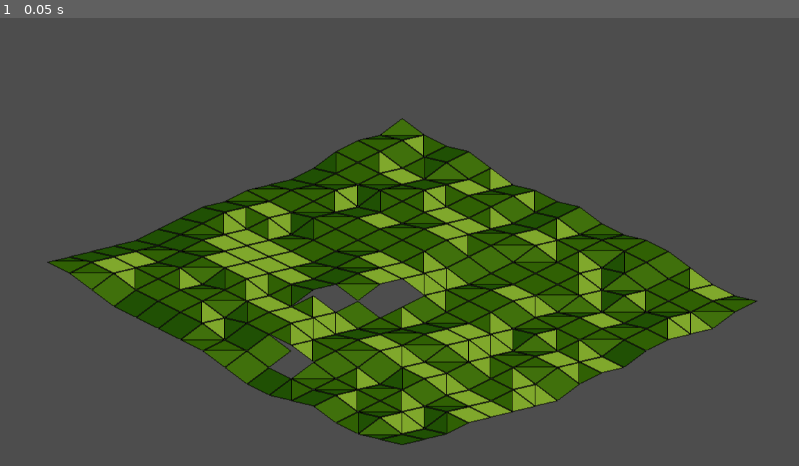
Above: before the commit, frame 1.
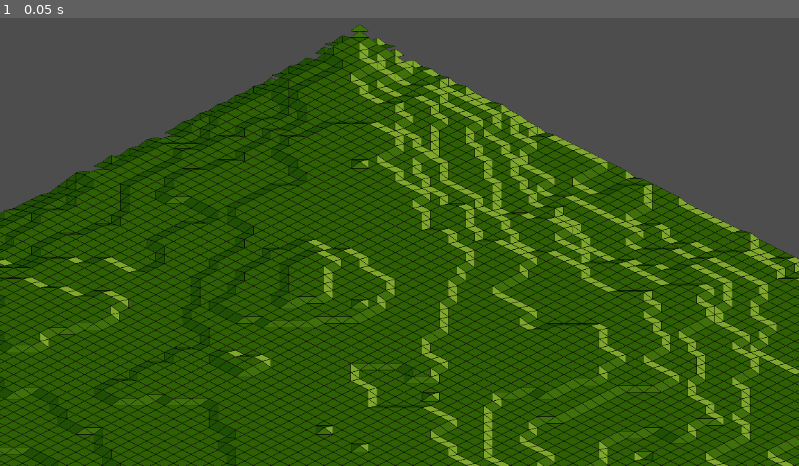
Above: after the commit, the same moment.

Repository: aligator/height-tile-map-godot
Game: Godot game, scene res://world.tscn
The game is run twice, just before and just after one commit, with the same random seed, the same clock (stepped at 60 frames per second) and the same inputs.
Inputs:
- Up to frame 1 (0.05 s): no input

The runs differ from the first frame. In frame 1, 59% of the frame differs, in the area x 0-100%, y 1-100%.

Commit message:
Improve the generator a bit, increase example map size

Diff:
--- a/heightTileMap/HeightTileMap.gd
+++ b/heightTileMap/HeightTileMap.gd
@@ -16,10 +16,8 @@
 
 # Called when the node enters the scene tree for the first time.
 func _ready():
-	assert(size % 2 == 0, "size must be a power of 2")
-
 	var rand = RandomNumberGenerator.new()
-	heights = DiamondSquare.generate(size+1, 1, max_height-1, rand)
+	heights = DiamondSquare.generate(size+1, 10, max_height-1, rand)
 
 	# print the map line by line
 	for y in range(heights.size()):
--- a/scripts/diamondSquare.gd
+++ b/scripts/diamondSquare.gd
@@ -5,12 +5,13 @@
 static func _get_or(map: Array[Array], x, y, default):
 	if x < 0 or x >= map.size():
 		return default
-	if y < 0 or y >= map[0].size():
+	if y < 0 or y >= map[x].size():
 		return default
 	return map[x][y]
 
 # generate a height map as a two dimensional array out of integers.
-static func generate(size: int, roughness: float, max_height: float, rand: RandomNumberGenerator) -> Array[Array]:
+# Size must be 2^n + 1 -> 3, 5, 9, 17, ... 257
+static func generate(size: int, roughness: float, max_height: int, rand: RandomNumberGenerator) -> Array[Array]:
 	var map: Array[Array] = []
 	# Prefill the map with zeros
 	for x in range(0, size):
@@ -20,13 +21,10 @@
 		map.append(row)
 
 	# Set the corners to random values
-	map[0][0] = rand.randf_range(0, max_height)
-	map[size-1][0] = rand.randf_range(0, max_height)
-	map[0][size-1] = rand.randf_range(0, max_height)
-	map[size-1][size-1] = rand.randf_range(0, max_height)
-
-	# Error if Pow of 2
-	assert(size % 2 != 0, "size must not be a power of 2")
+	map[0][0] = rand.randi_range(0, max_height)
+	map[size-1][0] = rand.randi_range(0, max_height)
+	map[0][size-1] = rand.randi_range(0, max_height)
+	map[size-1][size-1] = rand.randi_range(0, max_height)
 
 	var side_length: int = size - 1
 	while side_length >= 2:
@@ -45,7 +43,7 @@
 				avg += rand.randf_range(-roughness, roughness)
 
 				# Set the center to the average of the corners + random value
-				map[x + half_length][y + half_length] = avg
+				map[x + half_length][y + half_length] = clampi(roundi(avg), 0, max_height)
 
 		# Calculate the square values
 		for x in range(0, size, half_length):
@@ -60,70 +58,10 @@
 				avg += rand.randf_range(-roughness, roughness)
 
 				# Set the center to the average of the corners + random value
-				map[x][y] = avg
+				map[x][y] = clampi(roundi(avg), 0, max_height)
 
-				# Special case for the left edge
-				if x == 0:
-					map[size - 1][y] = avg
-				# Special case for the top edge
-				if y == 0:
-					map[x][size - 1] = avg
-
-		#roughness /= 2.0
+		roughness /= 2.0
 		side_length /= 2
-
-	# Normalize the map between 0 and max_height
-	var lowest = 0
-	var highest = 0
-	for x in range(0, size):
-		for y in range(0, size):
-			if map[x][y] < lowest:
-				lowest = map[x][y]
-			if map[x][y] > highest:
-				highest = map[x][y]
-
-	for x in range(0, size):
-		for y in range(0, size):
-			var new_height = roundi((map[x][y] - lowest) / (highest - lowest) * max_height)
-			map[x][y] = new_height
-
-	# Do some plausi checks and fix the map if necessary
-	for x in range(0, size):
-		for y in range(0, size):
-			var new_height = map[x][y]
-			# determine the min and max height for each point.
-			# * Adjacent points should not differ by more than 1
-			# * Corner points should not differ by more than 2
-
-			var straight: Array = [
-				_get_or(map, x, y-1, -1),
-				_get_or(map, x, y+1, -1),
-				_get_or(map, x-1, y, -1),
-				_get_or(map, x+1, y, -1)
-			].filter(func(number): return number != -1)
-
-			var tile_min = min(straight.max()-1, 0)
-			var tile_max = min(straight.min()+1, max_height)
-
-			var diagonal: Array = [
-				_get_or(map, x-1, y-1, -1),
-				_get_or(map, x+1, y-1, -1),
-				_get_or(map, x-1, y+1, -1),
-				_get_or(map, x+1, y+1, -1)
-			].filter(func(number): return number != -1)
-
-			var diagonal_tile_min = max(diagonal.max()-2, 0)
-			var diagonal_tile_max = min(diagonal.min()+2, max_height)
-
-			tile_min = max(0, tile_min, diagonal_tile_min)
-			tile_max = min(max_height, tile_max, diagonal_tile_max)
-
-			if new_height < tile_min:
-				new_height = tile_min
-			if new_height > tile_max:
-				new_height = tile_max
-
-			map[x][y] = new_height
 
 	# Print the map line by line
 	for y in range(0, size):
--- a/world.tscn
+++ b/world.tscn
@@ -44,7 +44,8 @@
 layer_0/tile_data = PackedInt32Array(-458744, 786432, 0, -458742, 786432, 0, -458743, 786432, 0, -458745, 786432, 0)
 
 [node name="HeightTileMap2" parent="." instance=ExtResource("2_k0jk2")]
-size = 16
+size = 128
 
 [node name="Camera2D" type="Camera2D" parent="."]
-position = Vector2(28, 162)
+position = Vector2(175, 728)
+zoom = Vector2(0.4, 0.4)
Not shown, changed: README.md
